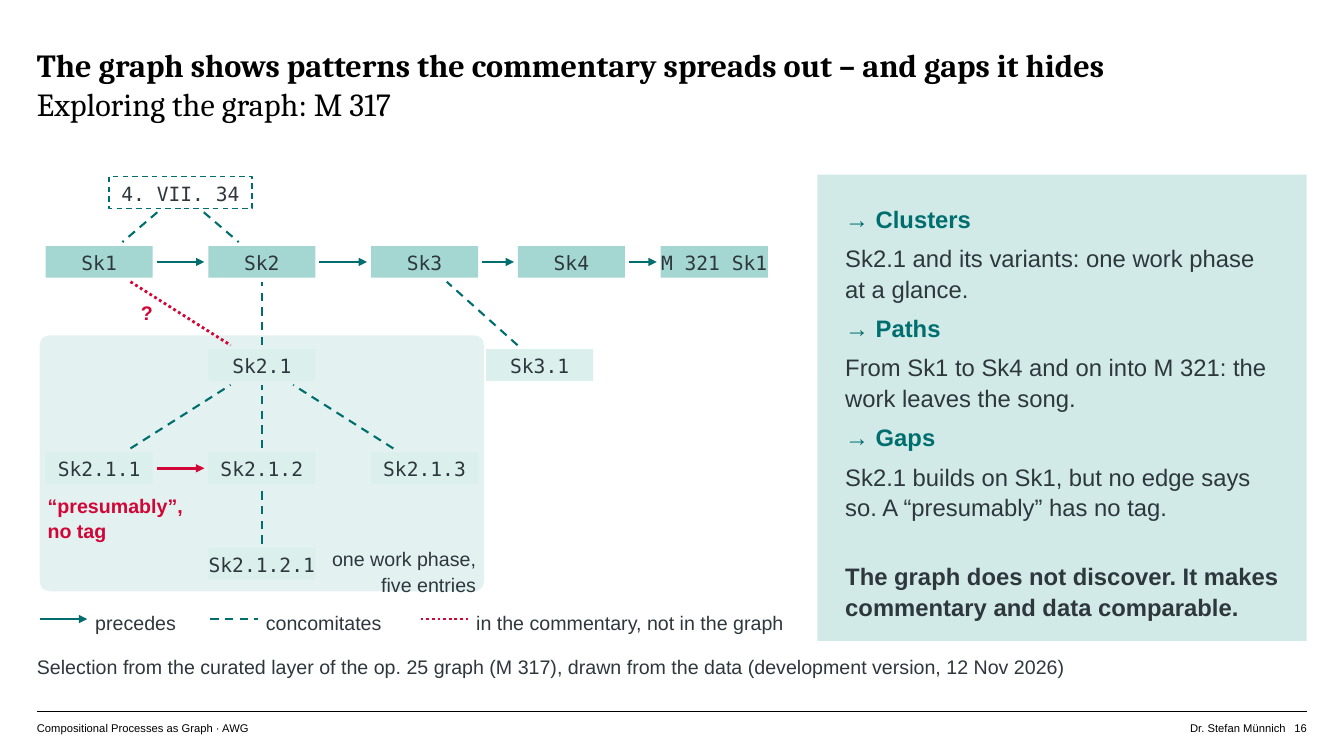
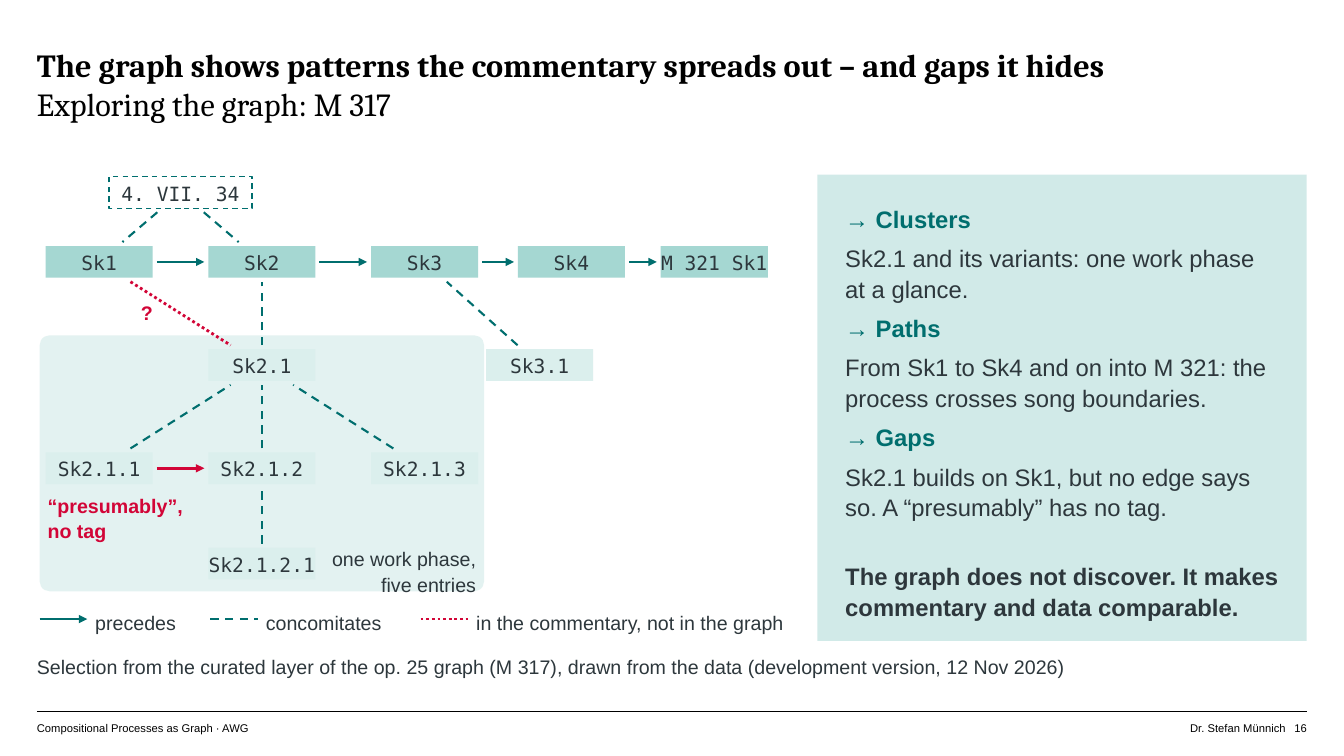
Before and after one commit to musicEnfanthen/presentations, a slide deck: slide 16 of genetics2026/AWG-Graph-Talk.pptx. Drawn at 1344x756 pixels with LibreOffice and Linux fonts; fonts in the diff are those of the drawing. Boxes give left, top, right and bottom in pixels: in the first picture for what was removed or moved away, otherwise in the second. Text is boxed around its words. In the diff, an @@ line names an element or a change of style, - is before the commit and + after.

```diff
--- a/genetics2026/AWG-Graph-Talk.pptx
+++ b/genetics2026/AWG-Graph-Talk.pptx
@@ text at (845,358,1266,412): text changed @@
-From Sk1 to Sk4 and on into M 321: the work leaves the song.
+From Sk1 to Sk4 and on into M 321: the process crosses song boundaries.
```
Also in this commit, not shown: 1 other slide changed, 8 other files.
